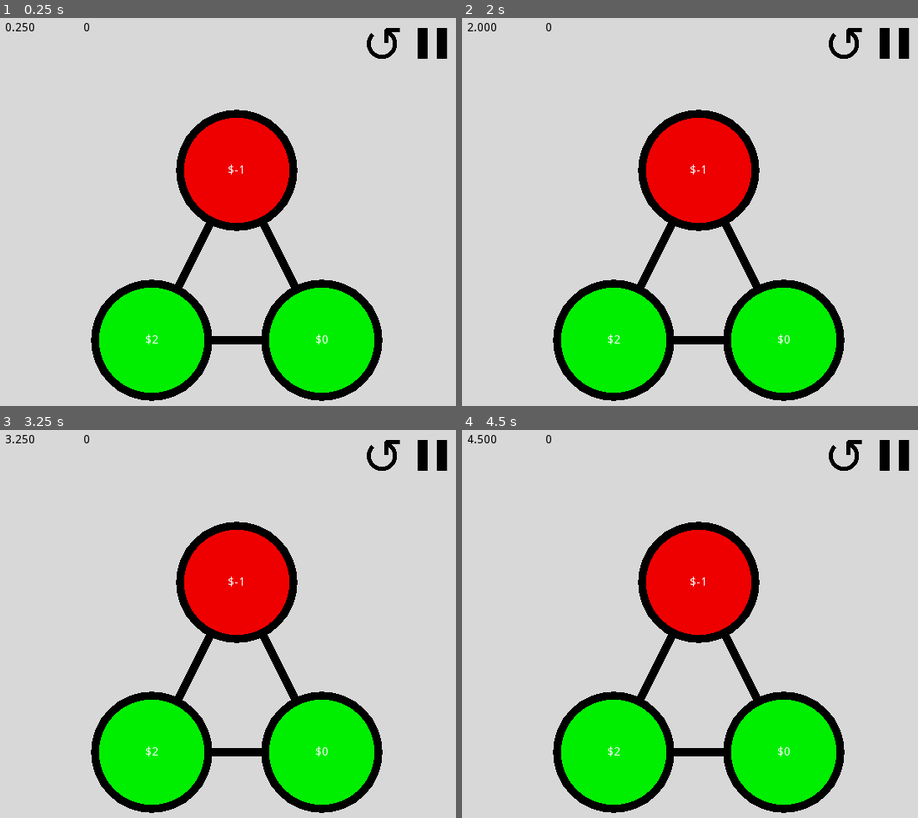
Above: before the commit, frames 1-4 (two rows, left to right).
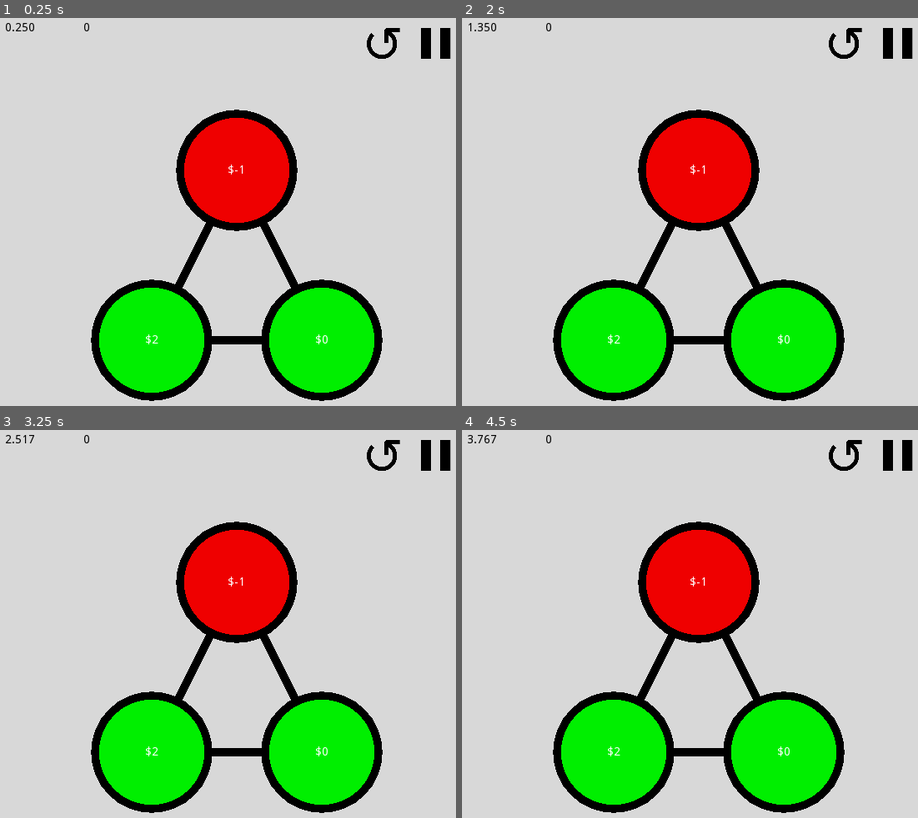
Above: after the commit, the same moments.

Repository: Inglo-Games/dollar-shuffle
Game: Godot game, scene res://scenes/game.tscn
The game is run twice, just before and just after one commit, with the same random seed, the same clock (stepped at 60 frames per second) and the same inputs.
Inputs (mouse positions are in pixels of both pictures, inside the frame that each line leads up to):
- Up to frame 1 (0.25 s): no input
- Up to frame 2 (2 s): click (845, 45) at 0.52 s; click (899, 45) at 1.27 s
- Up to frame 3 (3.25 s): tap Enter at 2 s; move the mouse to (346, 643) at 2.02 s; click (346, 643) at 2.1 s; click (383, 457) at 2.77 s
- Up to frame 4 (4.5 s): click (845, 457) at 3.52 s; tap Space at 4.25 s; move the mouse to (598, 693) at 4.27 s; right-click (598, 693) at 4.35 s

The runs differ from the first frame. In frame 1, 0.2% of the frame differs, in the area x 91-99%, y 2-11%; in frame 2, 0.3%; in frame 3, 0.3%; in frame 4, 0.3%, in the area x 1-99%, y 1-11%.
Error before the commit: Invalid get index 'position' (on base: 'InputEventKey'). (res://scripts/graph_node.gd:53)
Error after the commit: Invalid get index '-1' (on base: 'Array'). (res://scripts/level.gd:143)

Commit message:
Changing button types and fixing node references

Diff:
--- a/scenes/game.tscn
+++ b/scenes/game.tscn
@@ -72,35 +72,55 @@
 max_lines_visible = -1
 _sections_unfolded = [ "Visibility", "custom_colors", "custom_constants", "custom_fonts", "custom_styles" ]
 
-[node name="undo_btn" type="TouchScreenButton" parent="." index="3"]
+[node name="undo_btn" type="TextureButton" parent="." index="3"]
 
-position = Vector2( 450, 20 )
-scale = Vector2( 0.1, 0.1 )
-normal = ExtResource( 2 )
-pressed = null
-bitmask = null
-shape = null
-shape_centered = true
-shape_visible = true
-passby_press = false
-action = ""
-visibility_mode = 0
+anchor_left = 0.0
+anchor_top = 0.0
+anchor_right = 0.0
+anchor_bottom = 0.0
+margin_left = 450.0
+margin_top = 20.0
+margin_right = 962.0
+margin_bottom = 532.0
+rect_scale = Vector2( 0.1, 0.1 )
+rect_pivot_offset = Vector2( 0, 0 )
+rect_clip_content = false
+focus_mode = 2
+mouse_filter = 0
+mouse_default_cursor_shape = 0
+size_flags_horizontal = 1
+size_flags_vertical = 1
+toggle_mode = false
+enabled_focus_mode = 2
+shortcut = null
+group = null
+texture_normal = ExtResource( 2 )
 script = ExtResource( 3 )
-_sections_unfolded = [ "Transform", "Visibility", "Z Index" ]
+_sections_unfolded = [ "Pause", "Rect", "Textures", "Transform", "Visibility", "Z Index" ]
 
-[node name="pause_btn" type="TouchScreenButton" parent="." index="4"]
+[node name="pause_btn" type="TextureButton" parent="." index="4"]
 
 pause_mode = 2
-position = Vector2( 514, 25 )
-scale = Vector2( 0.08, 0.08 )
-normal = ExtResource( 4 )
-pressed = null
-bitmask = null
-shape = null
-shape_centered = true
-shape_visible = true
-passby_press = false
-action = ""
-visibility_mode = 0
+anchor_left = 0.0
+anchor_top = 0.0
+anchor_right = 0.0
+anchor_bottom = 0.0
+margin_left = 518.0
+margin_top = 25.0
+margin_right = 1030.0
+margin_bottom = 537.0
+rect_scale = Vector2( 0.08, 0.08 )
+rect_pivot_offset = Vector2( 0, 0 )
+rect_clip_content = false
+focus_mode = 2
+mouse_filter = 0
+mouse_default_cursor_shape = 0
+size_flags_horizontal = 1
+size_flags_vertical = 1
+toggle_mode = false
+enabled_focus_mode = 2
+shortcut = null
+group = null
+texture_normal = ExtResource( 4 )
 script = ExtResource( 5 )
-_sections_unfolded = [ "Pause", "Transform" ]
+_sections_unfolded = [ "Pause", "Rect", "Textures", "Transform" ]
--- a/scripts/pause_btn.gd
+++ b/scripts/pause_btn.gd
@@ -1,7 +1,7 @@
-extends Button
+extends TextureButton
 
 # Get base node
-onready var base_node = get_node("/base")
+onready var base_node = get_node("/root/base")
 
 func _ready():
 	connect("pressed", base_node, "toggle_pause", [])
--- a/scripts/undo_btn.gd
+++ b/scripts/undo_btn.gd
@@ -1,7 +1,7 @@
-extends Button
+extends TextureButton
 
 # Get base node
-onready var base_node = get_node("/base")
+onready var base_node = get_node("/root/base")
 
 func _ready():
 	connect("pressed", base_node, "undo", [])
